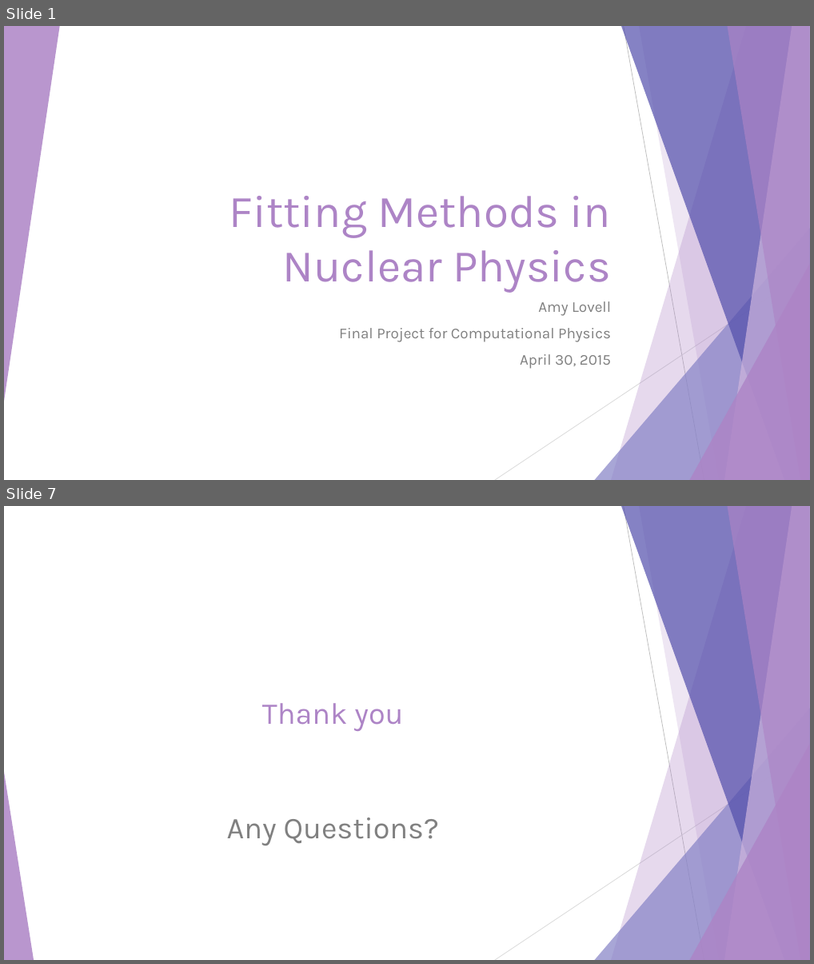
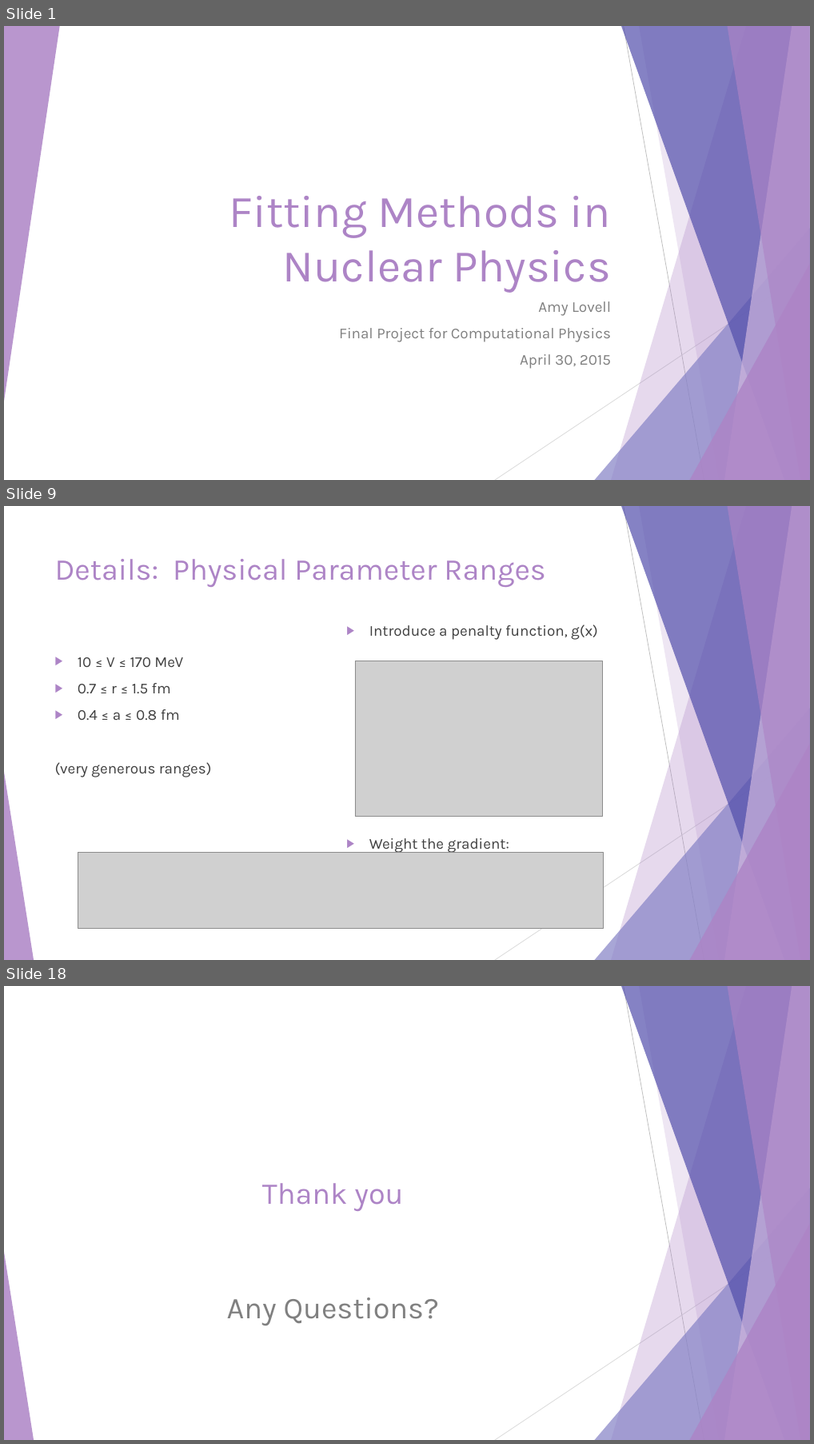
Before and after one commit to alovell/Minimization, a slide deck: Fitting Methods.pptx. Shown one above the other, each under a label of ours: slides 1 and 7 before the commit, slides 1, 9 and 18 after it; the slides between them are not shown. The pictures are 814x964 and 814x1444 pixels, drawn with LibreOffice and Linux fonts; fonts in the diff are those of the drawing; grey boxes stand for pictures. Boxes give left, top, right and bottom in pixels: in the first picture for what was removed or moved away, otherwise in the second. Text is boxed around its words. In the diff, an @@ line names an element or a change of style, - is before the commit and + after.

```diff
--- a/Fitting Methods.pptx
+++ b/Fitting Methods.pptx
@@ slide 9 added at (4, 506, 810, 960), background #FFFFFF; not listed: 10 template elements that a slide beside it also shows @@
@@ title added at (55, 559, 546, 587), 36 pt, text #AD84C6 @@
+Details: Physical Parameter Ranges
@@ text added at (370, 624, 598, 853), 18 pt, text #404040 @@
+▶ Introduce a penalty function, g(x)
+▶ Weight the gradient:
@@ text added at (55, 657, 212, 777), 18 pt, text #404040 @@
+▶ 10 ≤ V ≤ 170 MeV
+▶ 0.7 ≤ r ≤ 1.5 fm
+▶ 0.4 ≤ a ≤ 0.8 fm
+(very generous ranges)
@@ picture added at (355, 661, 603, 816) @@
@@ picture added at (78, 852, 603, 928) @@
@@ what was slide 7 is now slide 18 @@
```
Also in this commit, not shown: 1 slide changed, 14 other slides added, 4 slides removed.
